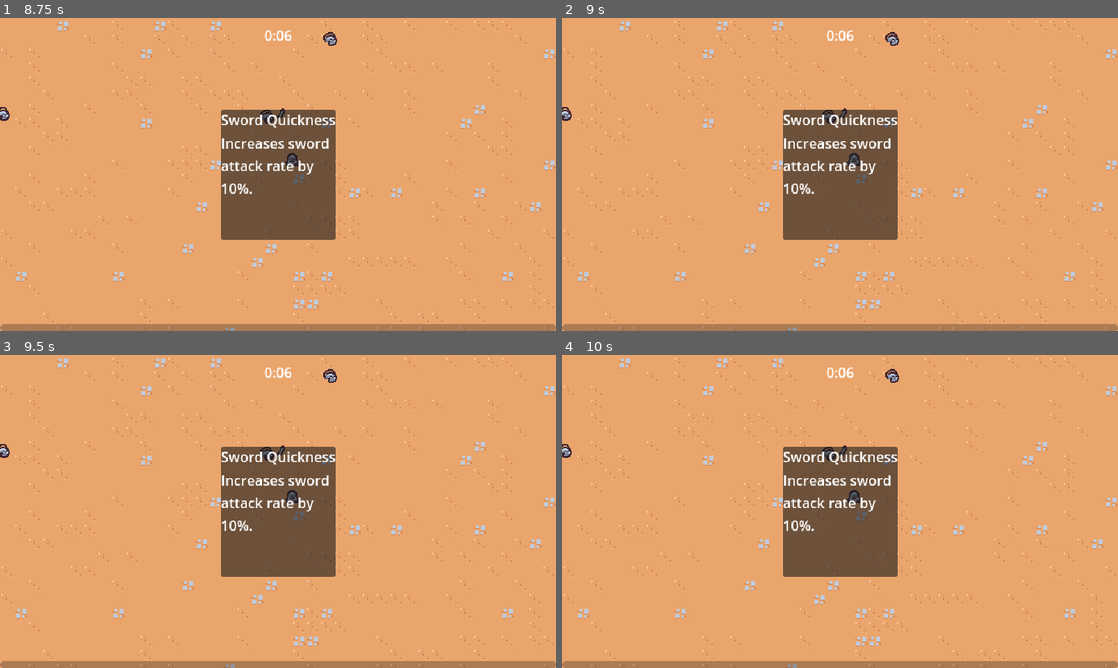
Above: before the commit, frames 1-4 (two rows, left to right).
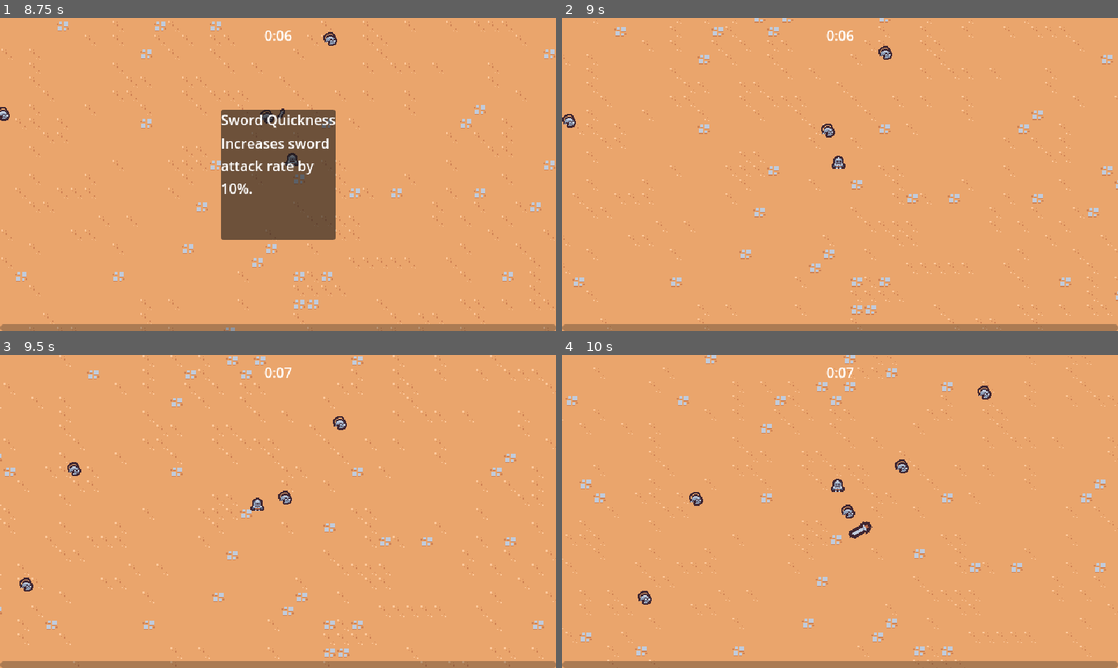
Above: after the commit, the same moments.

Repository: igorfersantos/2DVampireSurvivorCourse
Game: Godot game, scene res://scenes/main/main.tscn
The game is run twice, just before and just after one commit, with the same random seed, the same clock (stepped at 60 frames per second) and the same inputs.
Inputs (mouse positions are in pixels of both pictures, inside the frame that each line leads up to):
- Up to frame 1 (8.75 s): move the mouse to (400, 158) at 0.52 s; press the mouse at (400, 158) at 0.53 s; hold D (move_right) 0.53-1.28 s; move the mouse to (166, 190) at 1.27 s; release the mouse at (166, 190) at 1.28 s; hold S (move_down) 1.28-2.03 s; click (166, 190) at 1.35 s; move the mouse to (333, 105) at 2.02 s; press the mouse at (333, 105) at 2.03 s; hold D (move_right) 2.03-2.78 s; move the mouse to (250, 237) at 2.77 s; release the mouse at (250, 237) at 2.78 s; hold W (move_up) 2.78-3.53 s; click (250, 237) at 2.85 s; move the mouse to (444, 221) at 3.52 s; press the mouse at (444, 221) at 3.53 s; hold A (move_left) 3.53-5.03 s; move the mouse to (111, 127) at 4.27 s; release the mouse at (111, 127) at 4.28 s; click (111, 127) at 4.35 s; move the mouse to (305, 174) at 5.02 s; press the mouse at (305, 174) at 5.03 s; hold S (move_down) 5.03-5.78 s; move the mouse to (194, 96) at 5.77 s; release the mouse at (194, 96) at 5.78 s; hold D (move_right) 5.78-6.53 s; click (194, 96) at 5.85 s; move the mouse to (400, 158) at 6.52 s; press the mouse at (400, 158) at 6.53 s; hold W (move_up) 6.53-7.28 s; tap Enter at 7.25 s; move the mouse to (166, 190) at 7.27 s; release the mouse at (166, 190) at 7.28 s; hold D (move_right) 7.28-8.03 s; click (166, 190) at 7.35 s; tap Space at 8 s; move the mouse to (333, 105) at 8.02 s; press the mouse at (333, 105) at 8.03 s; hold S (move_down) from 8.03 s (still down)
- Up to frame 2 (9 s): tap Enter at 8.75 s; move the mouse to (812, 237) at 8.77 s; release S (move_down) at 8.78 s; release the mouse at (812, 237) at 8.78 s; hold A (move_left) from 8.78 s (still down); click (812, 237) at 8.85 s
- Up to frame 3 (9.5 s): keep holding A (move_left)
- Up to frame 4 (10 s): move the mouse to (1006, 558) at 9.52 s; release A (move_left) at 9.53 s; press the mouse at (1006, 558) at 9.53 s; hold W (move_up) from 9.53 s (still down)

Frame 1 is identical in both runs. In frame 2, 12% of the frame differs, in the area x 0-100%, y 0-100%; in frame 3, 13%; in frame 4, 13%.

Commit message:
Aula 23

Diff:
--- a/project.godot
+++ b/project.godot
@@ -58,6 +58,11 @@
 , Object(InputEventKey,"resource_local_to_scene":false,"resource_name":"","device":-1,"window_id":0,"alt_pressed":false,"shift_pressed":false,"ctrl_pressed":false,"meta_pressed":false,"pressed":false,"keycode":0,"physical_keycode":4194322,"key_label":0,"unicode":0,"echo":false,"script":null)
 ]
 }
+left_click={
+"deadzone": 0.5,
+"events": [Object(InputEventMouseButton,"resource_local_to_scene":false,"resource_name":"","device":-1,"window_id":0,"alt_pressed":false,"shift_pressed":false,"ctrl_pressed":false,"meta_pressed":false,"button_mask":1,"position":Vector2(200, 12),"global_position":Vector2(204, 53),"factor":1.0,"button_index":1,"canceled":false,"pressed":true,"double_click":false,"script":null)
+]
+}
 
 [layer_names]
 
--- a/scenes/manager/upgrade_manager.gd
+++ b/scenes/manager/upgrade_manager.gd
@@ -19,6 +19,7 @@
 	var upgrade_screen_instance = upgrade_screen_scene.instantiate()
 	add_child(upgrade_screen_instance)
 	upgrade_screen_instance.set_ability_upgrades([chosen_upgrade] as Array[AbilityUpgrade])
+	upgrade_screen_instance.upgrade_selected.connect(on_upgrade_selected)
 
 
 func apply_upgrade(upgrade: AbilityUpgrade):
@@ -30,3 +31,7 @@
 		}
 	else:
 		current_upgrades[upgrade.id]["quantity"] += 1
+	print(current_upgrades)
+
+func on_upgrade_selected(upgrade: AbilityUpgrade):
+	apply_upgrade(upgrade)
--- a/scenes/ui/ability_upgrade_card.gd
+++ b/scenes/ui/ability_upgrade_card.gd
@@ -1,8 +1,20 @@
 extends PanelContainer
+
+signal selected
 
 @onready var name_label: Label = $%NameLabel
 @onready var description_label: Label = $%DescriptionLabel
 
+
+func _ready():
+	gui_input.connect(on_gui_input)
+
+
 func set_ability_upgrade(upgrade: AbilityUpgrade):
 	name_label.text = upgrade.name
 	description_label.text = upgrade.description
+
+
+func on_gui_input(event: InputEvent):
+	if event.is_action_pressed("left_click"):
+		selected.emit()
--- a/scenes/ui/upgrade_screen.gd
+++ b/scenes/ui/upgrade_screen.gd
@@ -1,4 +1,6 @@
 extends CanvasLayer
+
+signal upgrade_selected(upgrade: AbilityUpgrade)
 
 @export var upgrade_card_scene: PackedScene
 
@@ -12,3 +14,9 @@
 		var card_instance = upgrade_card_scene.instantiate()
 		card_container.add_child(card_instance)
 		card_instance.set_ability_upgrade(upgrade)
+		card_instance.selected.connect(on_upgrade_selected.bind(upgrade))
+
+func on_upgrade_selected(upgrade: AbilityUpgrade):
+	upgrade_selected.emit(upgrade)
+	get_tree().paused = false
+	queue_free()
